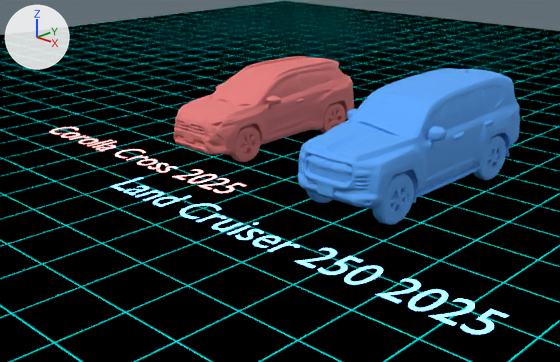
Renders of the Blender file car_comparison_scene.blend from each side of a commit.
Both versions are drawn from a 50 mm lens placed at (9.36, -10.86, 4.78), pointed at (0.66, -1.8, 0.34). Arrows for +X, +Y and +Z are at upper left; the lights stay in place. The picture after the commit comes second.

The first picture shows 'CyberGrid', 'carA_Corolla Cross 2025', 'carB_Land Cruiser 250 2025', 'label_carA', 'label_carB'.
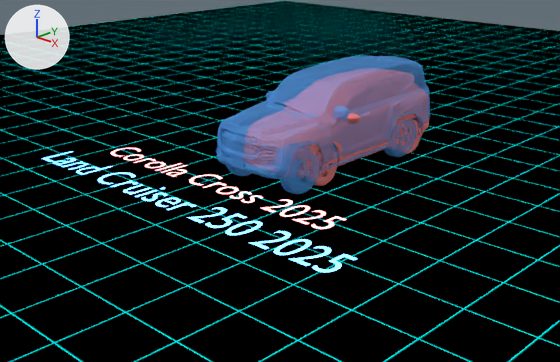
Patch to the scene script:
```diff
--- a/car_comparison_scene.blend.py
+++ b/car_comparison_scene.blend.py
@@ mat_clay_carb_land_cruiser_250_2025 @@
 mat_clay_carb_land_cruiser_250_2025.roughness = 0.8
+mat_clay_carb_land_cruiser_250_2025.alpha = 0.4
@@ ob_cara_corolla_cross_2025 @@
 ob_cara_corolla_cross_2025 = bpy.data.objects.new('carA_Corolla Cross 2025', me_cara_corolla_cross_2025_mesh)
-ob_cara_corolla_cross_2025.location = (-2.0, 0.47, 0.59)
+ob_cara_corolla_cross_2025.location = (0.0, 0.47, 0.59)
 ob_cara_corolla_cross_2025.scale = (1.82, 2.23, 2.06)
@@ ob_carb_land_cruiser_250_2025 @@
 ob_carb_land_cruiser_250_2025 = bpy.data.objects.new('carB_Land Cruiser 250 2025', me_carb_land_cruiser_250_2025_mesh)
-ob_carb_land_cruiser_250_2025.location = (2.0, 0.0, 0.65)
+ob_carb_land_cruiser_250_2025.location = (0.0, 0.0, 0.65)
 ob_carb_land_cruiser_250_2025.scale = (1.97, 2.47, 2.32)
```

Boxes (x1, y1, x2, y2) around the edits, measured in the pictures (560 x 362 px):
'carB_Land Cruiser 250 2025', surface changed, moved
    before: (297, 68, 520, 225)
    after: (216, 55, 430, 194)
'carA_Corolla Cross 2025', moved
    before: (173, 56, 354, 162)
    after: (303, 113, 429, 186)
'label_carB', moved
    before: (110, 177, 509, 334)
    after: (41, 151, 358, 273)
'label_carA', moved
    before: (50, 127, 247, 193)
    after: (110, 148, 347, 229)
